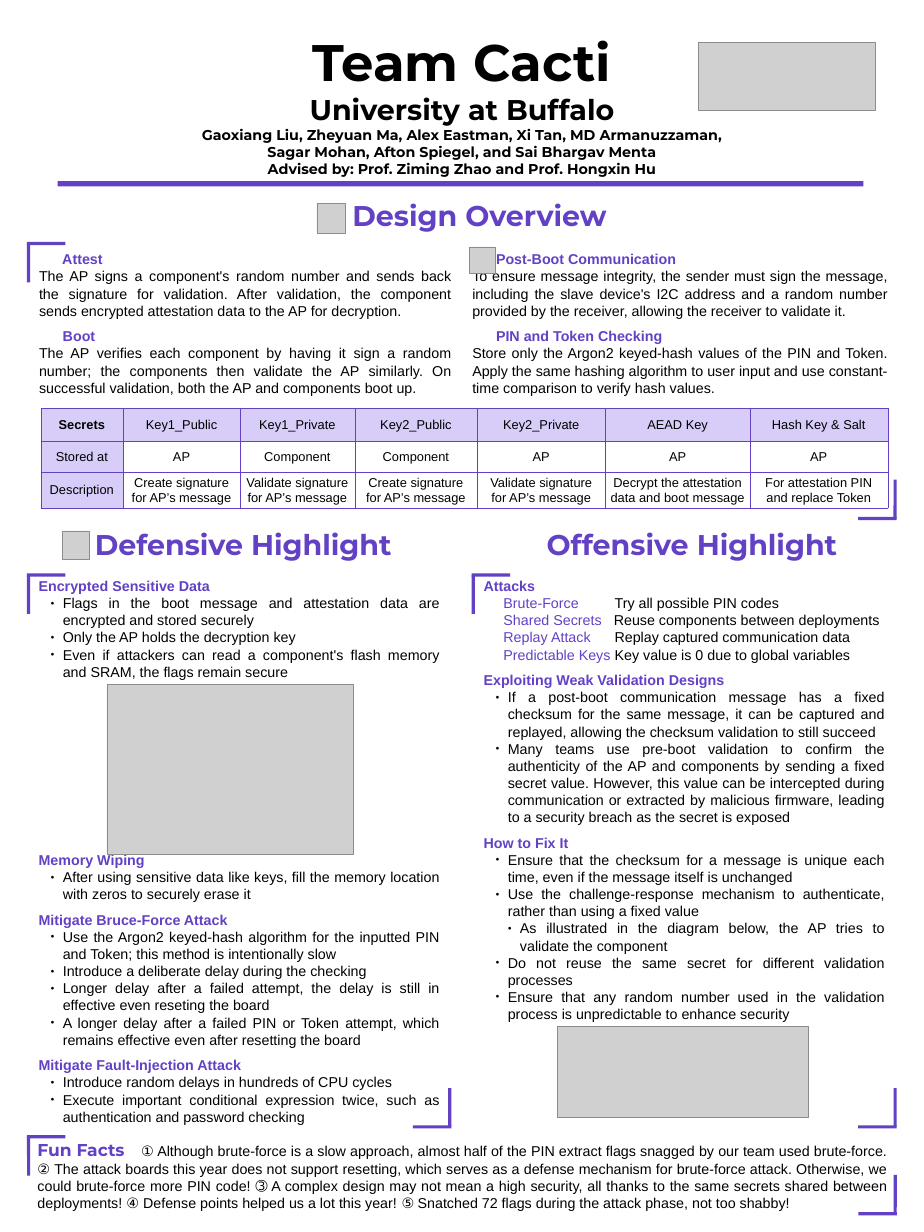
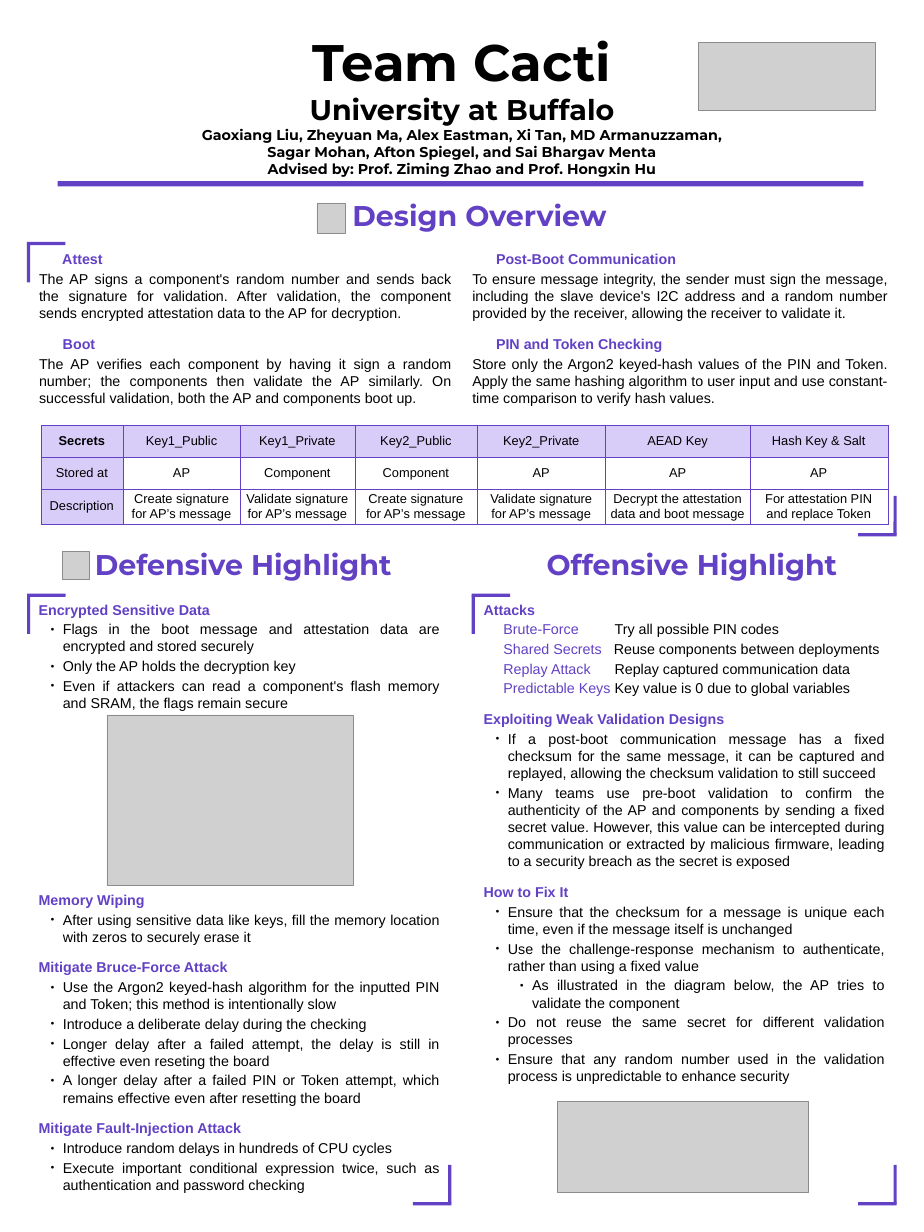
Before and after one commit to CactiLab/2024-ectf-ub-cacti-design, a slide deck: slide 1 of poster/2024 eCTF Poster Template (copy).pptx. Drawn at 924x1232 pixels with LibreOffice and Linux fonts; fonts in the diff are those of the drawing; grey boxes stand for pictures; background and template pictures are left out. Boxes give left, top, right and bottom in pixels: in the first picture for what was removed or moved away, otherwise in the second. Text is boxed around its words. In the diff, an @@ line names an element or a change of style, - is before the commit and + after.

Commit message:
poster minor

```diff
--- a/poster/2024 eCTF Poster Template (copy).pptx
+++ b/poster/2024 eCTF Poster Template (copy).pptx
@@ picture removed at (469, 247, 495, 273) @@
@@ 2 lines, 1 table: place and size @@
-2 lines, 1 table at (41, 409, 897, 518)
+2 lines, 1 table at (41, 425, 897, 535)
@@ more space between paragraphs in 3 elements at (39, 254, 452, 406), (472, 253, 888, 389), (39, 604, 440, 1193) @@
@@ text "Encrypted Sensitive Data": place and size @@
-text "Encrypted Sensitive Data" at (39, 580, 440, 1125)
+text "Encrypted Sensitive Data" at (39, 604, 440, 1193)
@@ 4 lines, 2 texts, 1 picture: place and size @@
-4 lines, 2 texts, 1 picture at (27, 531, 837, 614)
+4 lines, 2 texts, 1 picture at (27, 551, 837, 634)
@@ text "Attacks": place and size @@
-text "Attacks" at (484, 580, 885, 1022)
+text "Attacks" at (484, 604, 885, 1084)
@@ text "Attacks" at (484, 604, 885, 1084): more space between paragraphs; list level 3 to 4 in "As illustrated in the diagram ..." @@
@@ picture: place and size @@
-picture at (107, 684, 353, 855)
+picture at (107, 715, 353, 886)
@@ line removed from (895, 1127) to (895, 1088) @@
@@ line removed from (27, 1137) to (66, 1137) @@
@@ line removed from (29, 1137) to (29, 1176) @@
@@ line removed from (897, 1127) to (858, 1127) @@
@@ text removed at (37, 1145, 887, 1211) @@
-① Although brute-force is a slow approach, almost half of the PIN extract flags snagged by our team used brute-force. ② The attack boards this year does not support resetting, which serves as a defense mechanism for brute-force attack. Otherwise, we could brute-force more PIN code! ➂ A complex design may not mean a high security, all thanks to the same secrets shared between deployments! ④ Defense points helped us a lot this year! ⑤ Snatched 72 flags during the attack phase, not too shabby!
@@ text removed at (37, 1144, 125, 1156) @@
-Fun Facts
@@ line moved from (895, 1214) - (895, 1175) to (895, 1203) - (895, 1165) @@
@@ 2 lines, 1 picture: place and size @@
-2 lines, 1 picture at (413, 1027, 808, 1127)
+2 lines, 1 picture at (413, 1102, 808, 1204)
@@ line moved from (897, 1214) - (858, 1214) to (897, 1204) - (858, 1204) @@
```
Also in this commit, not shown: 1 other file.
